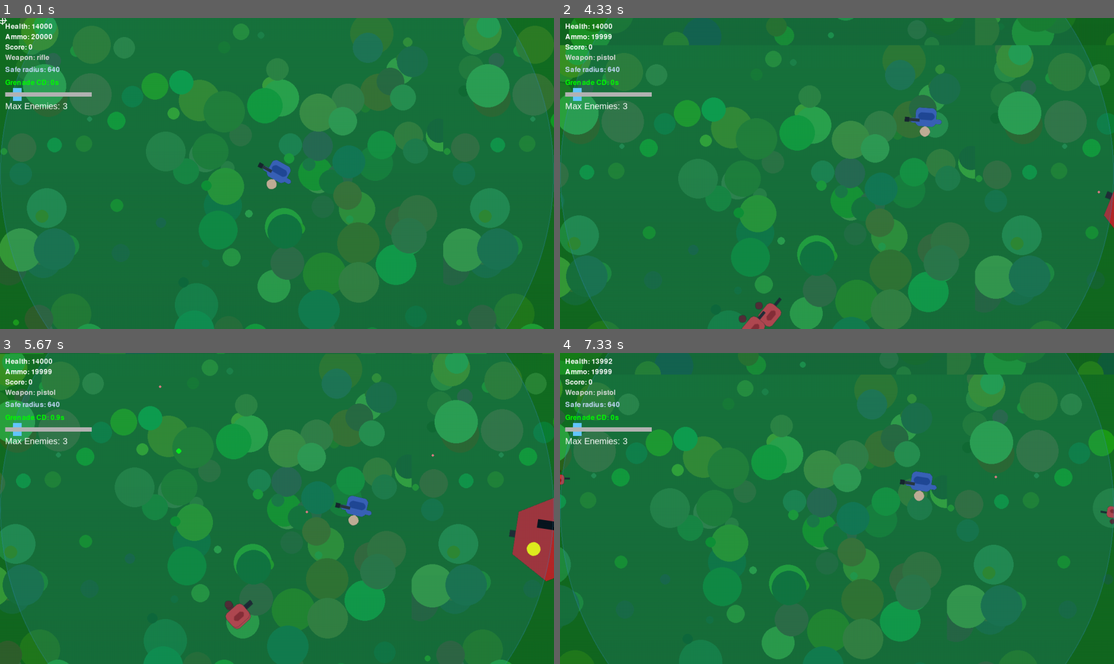
Above: before the commit, frames 1-4 (two rows, left to right).
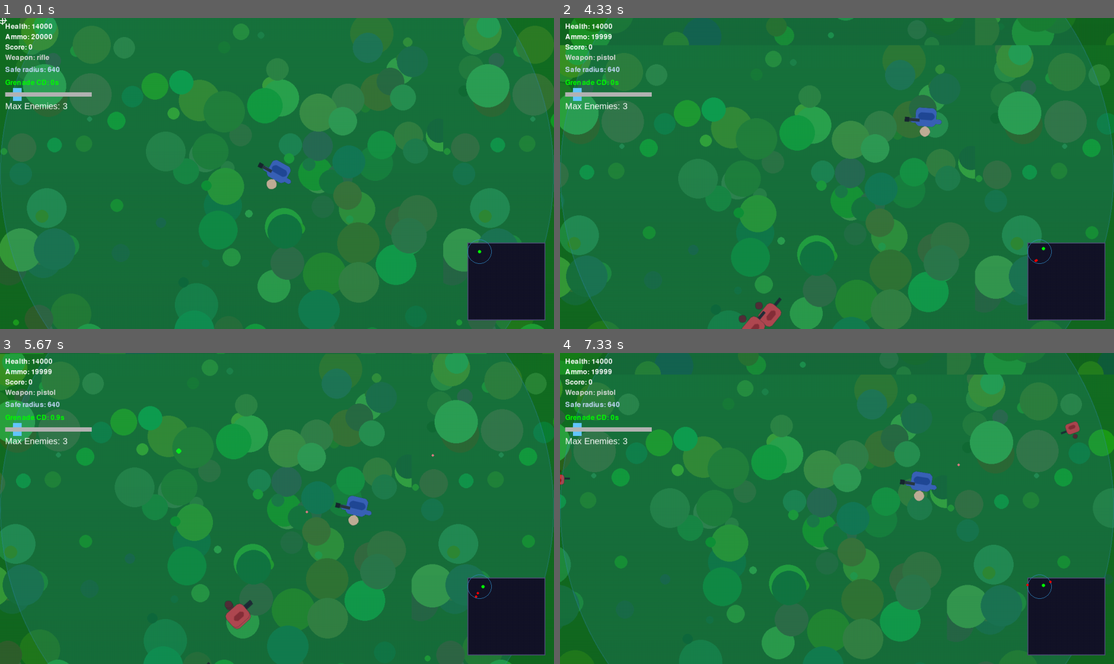
Above: after the commit, the same moments.

Repository: SAYANSAMANTA2005/pygames
Game: pygame game, started from sound & map added freefire5.py
Same seed, same stepped clock (60 frames per second), same inputs: the game is played once before the commit and once after it.
Inputs (mouse positions are in pixels of both pictures, inside the frame that each line leads up to):
- Up to frame 1 (0.1 s): no input
- Up to frame 2 (4.33 s): click (576, 95) at 0.38 s; hold Right 0.67-1.13 s; hold Up 1.17-1.47 s; hold Right 1.5-1.97 s; tap G at 1.65, 3.05 s; hold Left 2-2.53 s; tap 2 at 2.15, 3.48 s; hold Down 2.57-2.87 s; tap 3 at 2.72, 3.88 s; hold Left 2.9-3.3 s; hold Up 3.33-3.7 s; hold Right from 3.73 s (still down)
- Up to frame 3 (5.67 s): release Right at 4.37 s; hold Down 4.4-4.77 s; tap G at 4.55 s; hold Left 4.8-5.27 s; tap 2 at 4.95 s; hold Right from 5.3 s (still down); tap 3 at 5.45 s
- Up to frame 4 (7.33 s): release Right at 5.77 s; hold Up 5.8-6.1 s; tap G at 5.95 s; hold Right 6.13-6.6 s; tap 2 at 6.28 s; hold Left 6.63-7.17 s; tap 3 at 6.78 s; hold Down from 7.2 s (still down)

The runs differ from the first frame. In frame 1, 3.5% of the frame differs, in the area x 84-99%, y 71-98%; in frame 2, 3.7%; in frame 3, 5.1%, in the area x 28-100%, y 10-100%; in frame 4, 3.8%.

Commit message:
Update and rename sound added freefire5.py to sound & map added freefire5.py

Diff:
--- a/sound added freefire5.py
+++ b/sound & map added freefire5.py
@@ -33,10 +33,17 @@
 
 
 # GEANADE
-GRANADE_EXPLOSION_RADIOUS=1000
+GRANADE_EXPLOSION_RADIOUS=100
 # Boss settings
 BOSS_APPERENCE_DURATION=2
 MAX_BOSSES_ON_SCREEN=1
+#mini map settings
+# ----- MINI-MAP SETTINGS -----
+MINIMAP_W, MINIMAP_H = 180, 180
+MINIMAP_MARGIN = 20
+WORLD_W, WORLD_H = 4000, 3000   # same world size as your code
+
+
 cntboss=0
 
 #sound effects
@@ -80,6 +87,51 @@
     pygame.draw.line(surf, (255,255,255), (w//2 - 10, h//2), (w//2 + 10, h//2), 2)
     pygame.draw.line(surf, (255,255,255), (w//2, h//2-10), (w//2, h//2+10), 2)
     return surf
+def draw_minimap(screen, player, enemies, airdrops, safe_center, safe_radius):
+    # minimap rect (bottom-right corner)
+    mini_rect = pygame.Rect(
+        SCREEN_W - MINIMAP_W - MINIMAP_MARGIN,
+        SCREEN_H - MINIMAP_H - MINIMAP_MARGIN,
+        MINIMAP_W, MINIMAP_H
+    )
+
+    # background
+    pygame.draw.rect(screen, (20,20,40), mini_rect)
+    pygame.draw.rect(screen, (80,80,120), mini_rect, 2)
+
+    scale_x = MINIMAP_W / WORLD_W
+    scale_y = MINIMAP_H / WORLD_H
+
+    def world_to_minimap(pos):
+        return (
+            mini_rect.x + int(pos.x * scale_x),
+            mini_rect.y + int(pos.y * scale_y)
+        )
+
+    # safe zone circle
+    pygame.draw.circle(
+        screen, (50,140,200),
+        (mini_rect.x + int(safe_center.x * scale_x), mini_rect.y + int(safe_center.y * scale_y)),
+        int(safe_radius * scale_x), 1
+    )
+
+    # player
+    px, py = world_to_minimap(player.pos)
+    pygame.draw.circle(screen, (0,255,0), (px, py), 4)
+
+    # enemies
+    for e in enemies:
+        ex, ey = world_to_minimap(e.pos)
+        #if hasattr(e, "is_boss") and e.is_boss:  # bosses marked
+        if isinstance(e, Boss):
+            pygame.draw.circle(screen, (180,0,255), (ex, ey), 6)
+        else:
+            pygame.draw.circle(screen, (255,0,0), (ex, ey), 3)
+
+    # airdrops
+    for a in airdrops:
+        ax, ay = world_to_minimap(a.pos)
+        pygame.draw.rect(screen, (0,150,255), (ax-2, ay-2, 5, 5))
 
 def make_parallax_layer(seed, w=1024, h=1024, base=(40,80,40)):
     random.seed(seed)
@@ -166,6 +218,7 @@
     def __init__(self, surf, x, y):
         super().__init__()
         s = random.randint(52,92)
+        self.is_boss = False
         self.orig = pygame.transform.smoothscale(surf, (s,s))
         self.image = self.orig.copy()
         self.rect = self.image.get_rect(center=(x,y))
@@ -204,6 +257,8 @@
         super().__init__(surf, x, y)
         self.orig = pygame.transform.smoothscale(surf, (200, 200))
         #
+        self.is_boss = True
+
         self.size = 200
         pygame.draw.polygon(
             self.orig,
@@ -301,13 +356,19 @@
         all_sprites.add(explosion)
 
         # Damage enemies in radius
+       # for enemy in enemies:
+            #if pygame.Vector2(enemy.rect.center).distance_to(self.rect.center) <= self.radius:
+           # if pygame.Vector2(enemy.rect.center).distance_to(self.rect.center) <= GRANADE_EXPLOSION_RADIOUS:
+             #   if isinstance(enemy, Boss):
+              #      cntboss-=1
+                    #enemy.health -= 400  # high damage to boss
+               # enemy.kill()  # simple: instant kill
         for enemy in enemies:
-            #if pygame.Vector2(enemy.rect.center).distance_to(self.rect.center) <= self.radius:
-            if pygame.Vector2(enemy.rect.center).distance_to(self.rect.center) <= GRANADE_EXPLOSION_RADIOUS:
-                if isinstance(enemy, Boss):
-                    cntboss-=1
-                    #enemy.health -= 400  # high damage to boss
-                enemy.kill()  # simple: instant kill
+          if enemy.rect and self.rect:   # <--- make sure rect exists
+              if pygame.Vector2(enemy.rect.center).distance_to(self.rect.center) <= GRANADE_EXPLOSION_RADIOUS:
+                   if isinstance(enemy, Boss):
+                     cntboss -= 1
+          enemy.kill()
 
         self.kill()
 
@@ -343,6 +404,7 @@
 class AirDrop(pygame.sprite.Sprite):
     def __init__(self, x, y):
         super().__init__()
+
         self.kind = random.choice(['double_damage', 'speed_boost'])
         #self.kind = random.choice(['BEST_GUN',  'double_damage'])
         self.image = pygame.Surface((28,28), pygame.SRCALPHA)
@@ -359,6 +421,7 @@
         pygame.draw.line(self.image, (0, 200, 255), (size//2, 0), (size//2, size), 4)  # vertical stripe
 
         self.rect = self.image.get_rect(center=(x,y))
+        self.pos = pygame.Vector2(self.rect.center)   # <--- ADD THIS
 
 class PowerUpEffect:
     def __init__(self):
@@ -711,6 +774,7 @@
            sb_text = font.render(f"Speed Boost: {powerup_effects.speed_boost:.1f}s", True, (0,255,255))
            screen.blit(sb_text, (hud_x, hud_y+170))
     #
+        draw_minimap(screen, player, enemies, airdrops, safe_center, safe_radius)
 
 
 
